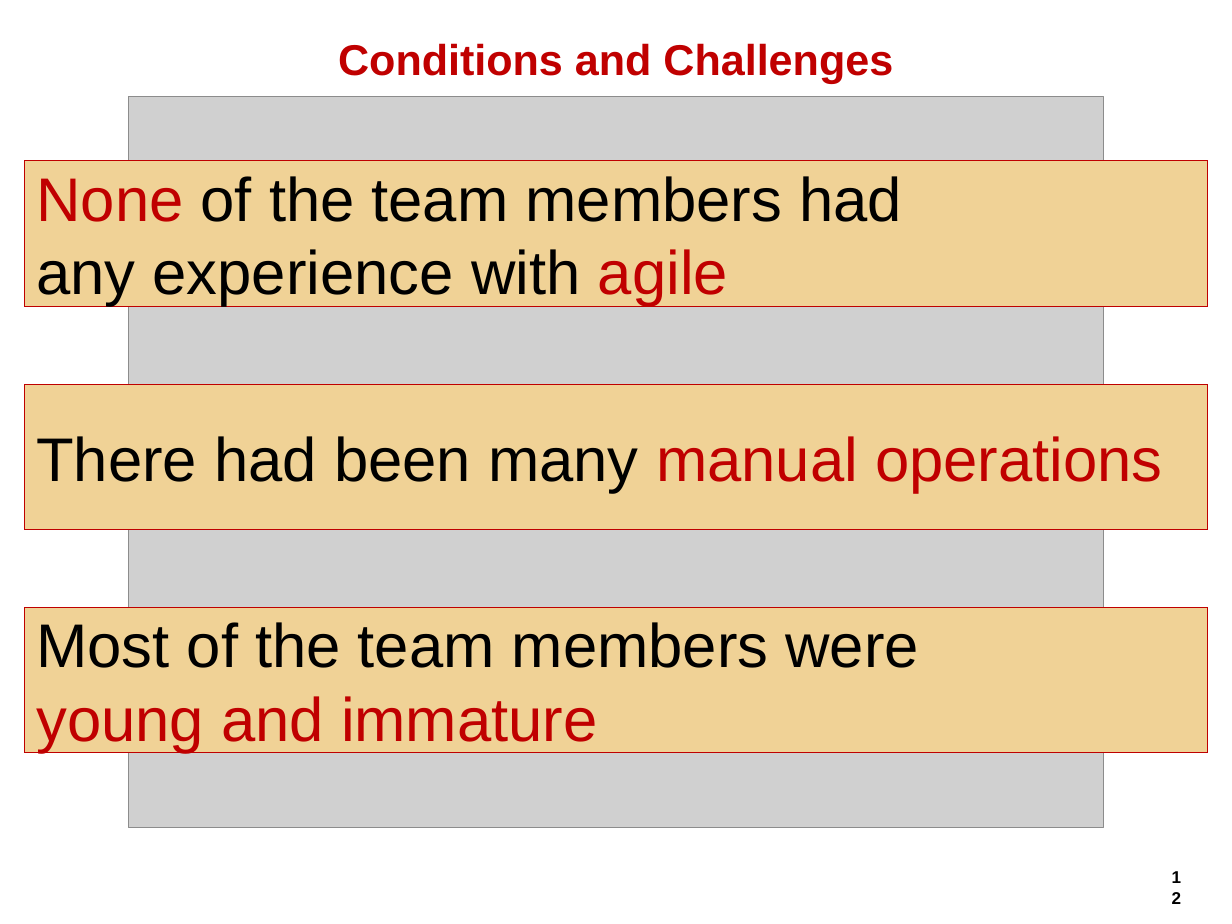
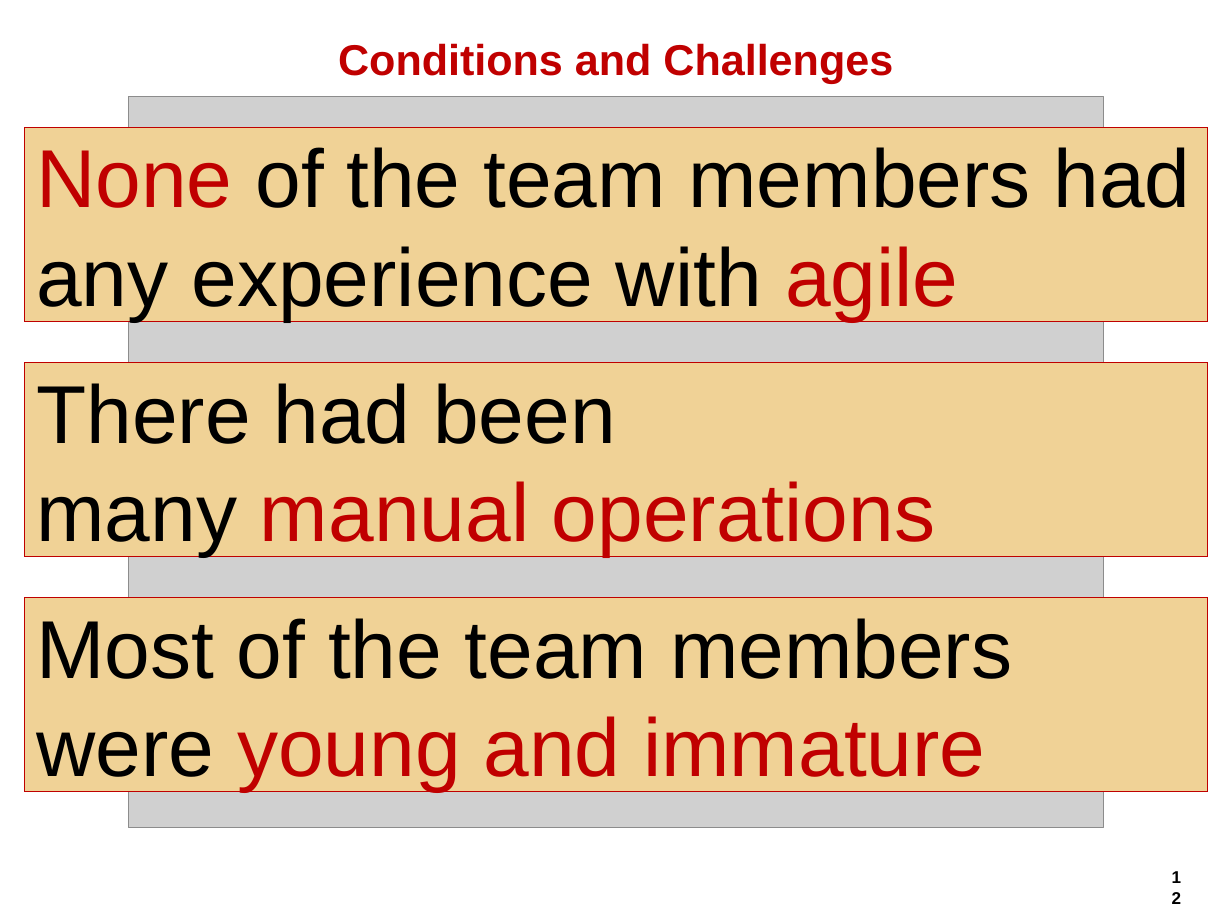
Before and after one commit to hageyahhoo/agile2014, a slide deck: slide 12 of presentations/TechnologyDrivenDevelopment.pptx. Drawn at 1232x924 pixels with LibreOffice and Linux fonts; fonts in the diff are those of the drawing; grey boxes stand for pictures; background and template pictures are left out. Boxes give left, top, right and bottom in pixels: in the first picture for what was removed or moved away, otherwise in the second. Text is boxed around its words. In the diff, an @@ line names an element or a change of style, - is before the commit and + after.

Commit message:
2014-07-10

```diff
--- a/presentations/TechnologyDrivenDevelopment.pptx
+++ b/presentations/TechnologyDrivenDevelopment.pptx
@@ rectangle "None of the team members ...": place and size @@
-rectangle "None of the team members ..." at [25, 160, 1209, 306]
+rectangle "None of the team members ..." at [25, 127, 1209, 320]
@@ rectangle "None of the team members ..." at [25, 127, 1209, 320]: size 36 to 48 pt @@
@@ rectangle "There had been": place and size @@
-rectangle "There had been" at [25, 384, 1209, 530]
+rectangle "There had been" at [25, 362, 1209, 556]
@@ text in rectangle at [36, 383, 935, 556]: text changed; size 36 to 48 pt @@
-There had been many manual operations
+There had been
+many manual operations
@@ rectangle "Most of the team members": place and size @@
-rectangle "Most of the team members" at [25, 607, 1209, 753]
+rectangle "Most of the team members" at [25, 598, 1209, 791]
@@ text in rectangle at [36, 618, 1012, 792]: text changed; size 36 to 48 pt @@
-Most of the team members were
-young and immature
+Most of the team members
+were young and immature
```
Also in this commit, not shown: 12 other slides changed, 1 slide added.
